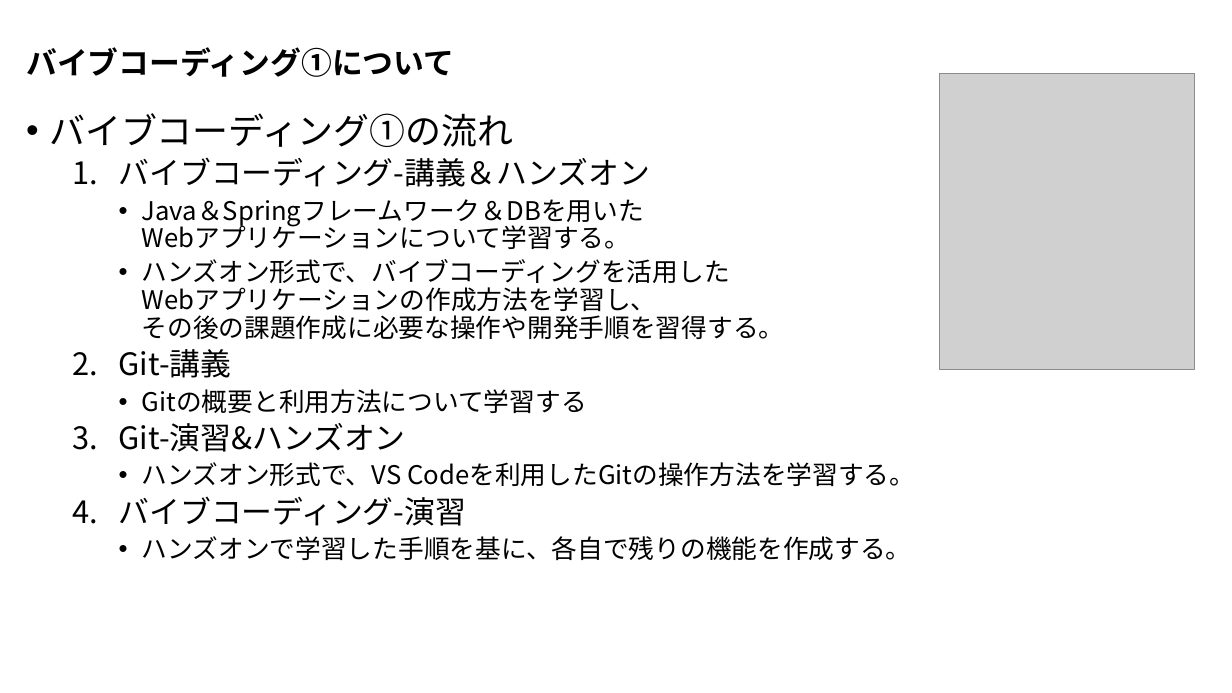
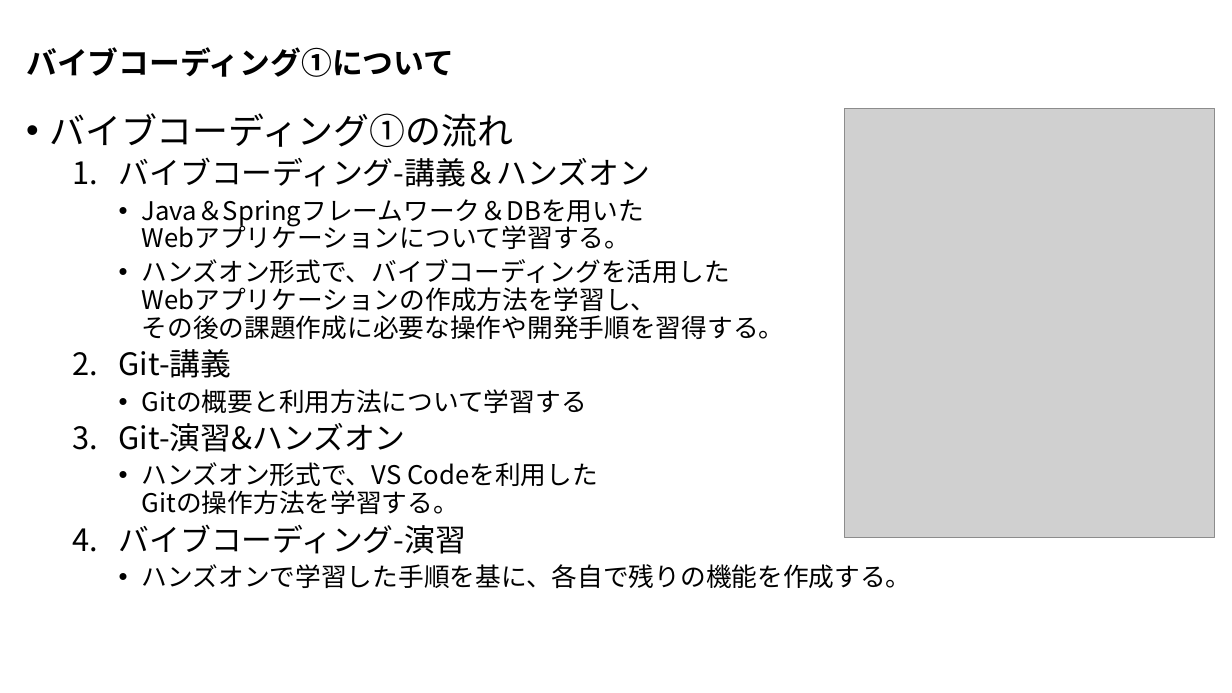
Before and after one commit to nishida2073/ai_navive, a slide deck: slide 4 of 00_オリエンテーション/【AI Native研修-バイブコーディング】研修の概要.pptx. Drawn at 1232x693 pixels with LibreOffice and Linux fonts; fonts in the diff are those of the drawing; grey boxes stand for pictures. Boxes give left, top, right and bottom in pixels: in the first picture for what was removed or moved away, otherwise in the second. Text is boxed around its words. In the diff, an @@ line names an element or a change of style, - is before the commit and + after.

```diff
--- a/00_オリエンテーション/【AI Native研修-バイブコーディング】研修の概要.pptx
+++ b/00_オリエンテーション/【AI Native研修-バイブコーディング】研修の概要.pptx
@@ picture removed at (940, 74, 1195, 370) @@
@@ picture added at (845, 108, 1215, 538) @@
@@ text at (142, 462, 598, 514): spaces changed @@
-    • ハンズオン形式で、VS Codeを利用したGitの操作方法を学習する。
+    • ハンズオン形式で、VS Codeを利用した
+      Gitの操作方法を学習する。
```
Also in this commit, not shown: 2 other slides changed, 1 slide added, 2 other files.
